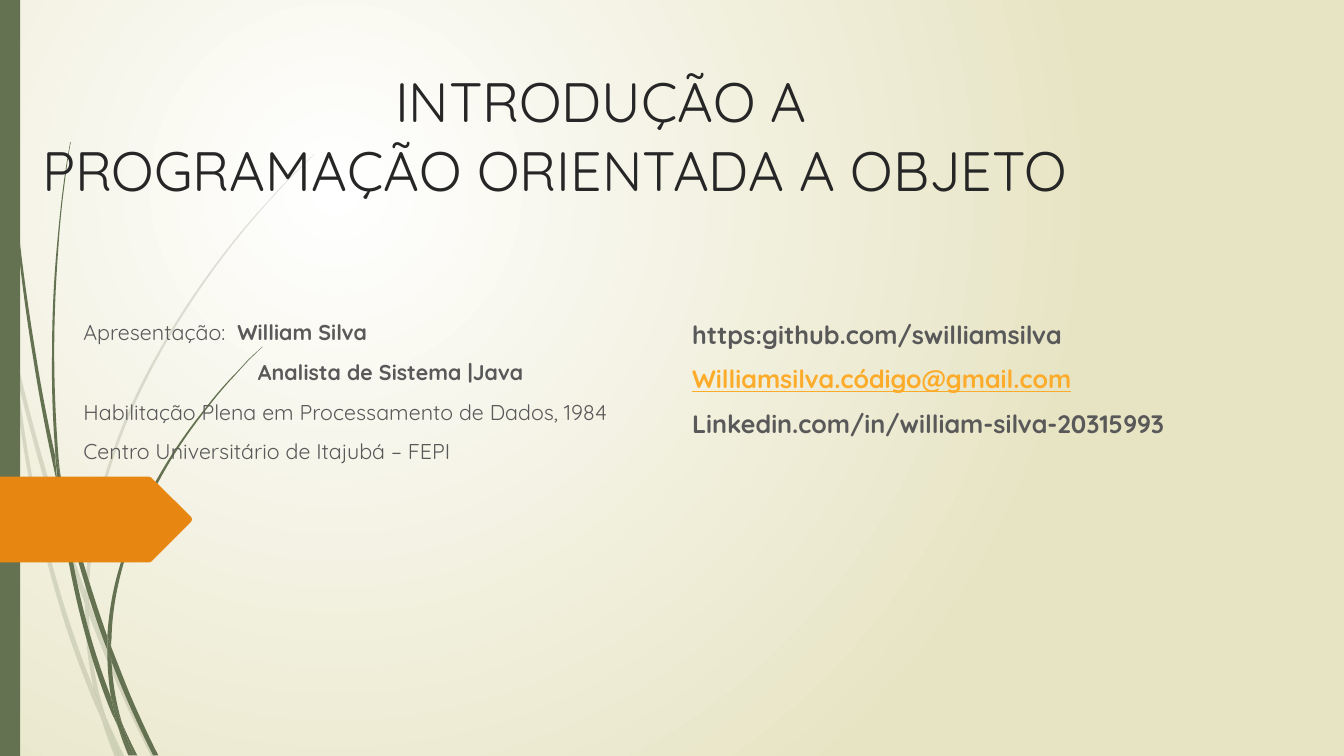
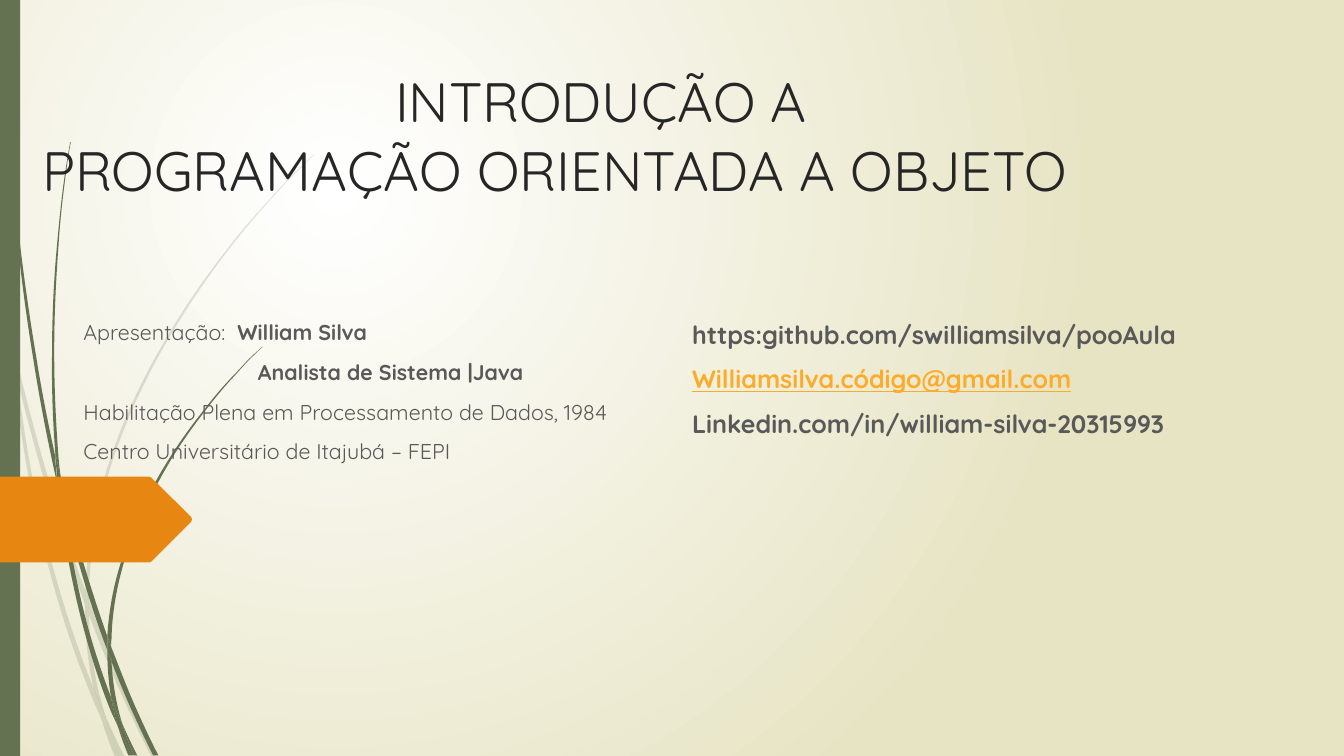
Before and after one commit to swilliamsilva/pooAula, a slide deck: slide 1 of ProgramacaoOrientadaObjetoAula.pptx. Drawn at 1344x756 pixels with LibreOffice and Linux fonts; fonts in the diff are those of the drawing. Boxes give left, top, right and bottom in pixels: in the first picture for what was removed or moved away, otherwise in the second. Text is boxed around its words. In the diff, an @@ line names an element or a change of style, - is before the commit and + after.

Commit message:
Primeira atualização

```diff
--- a/ProgramacaoOrientadaObjetoAula.pptx
+++ b/ProgramacaoOrientadaObjetoAula.pptx
@@ text at (692,324,1176,349): text changed @@
-https:github.com/swilliamsilva
+https:github.com/swilliamsilva/pooAula
```
